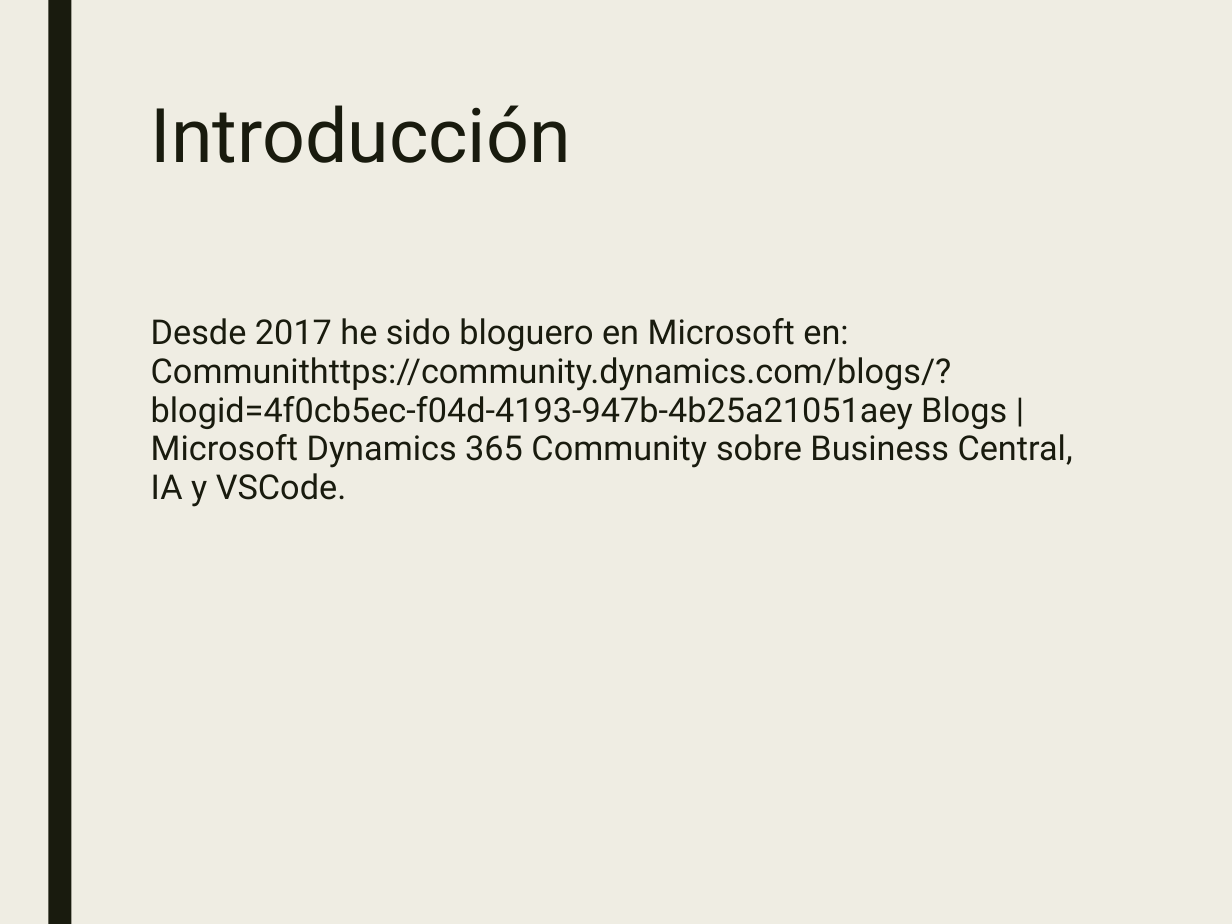
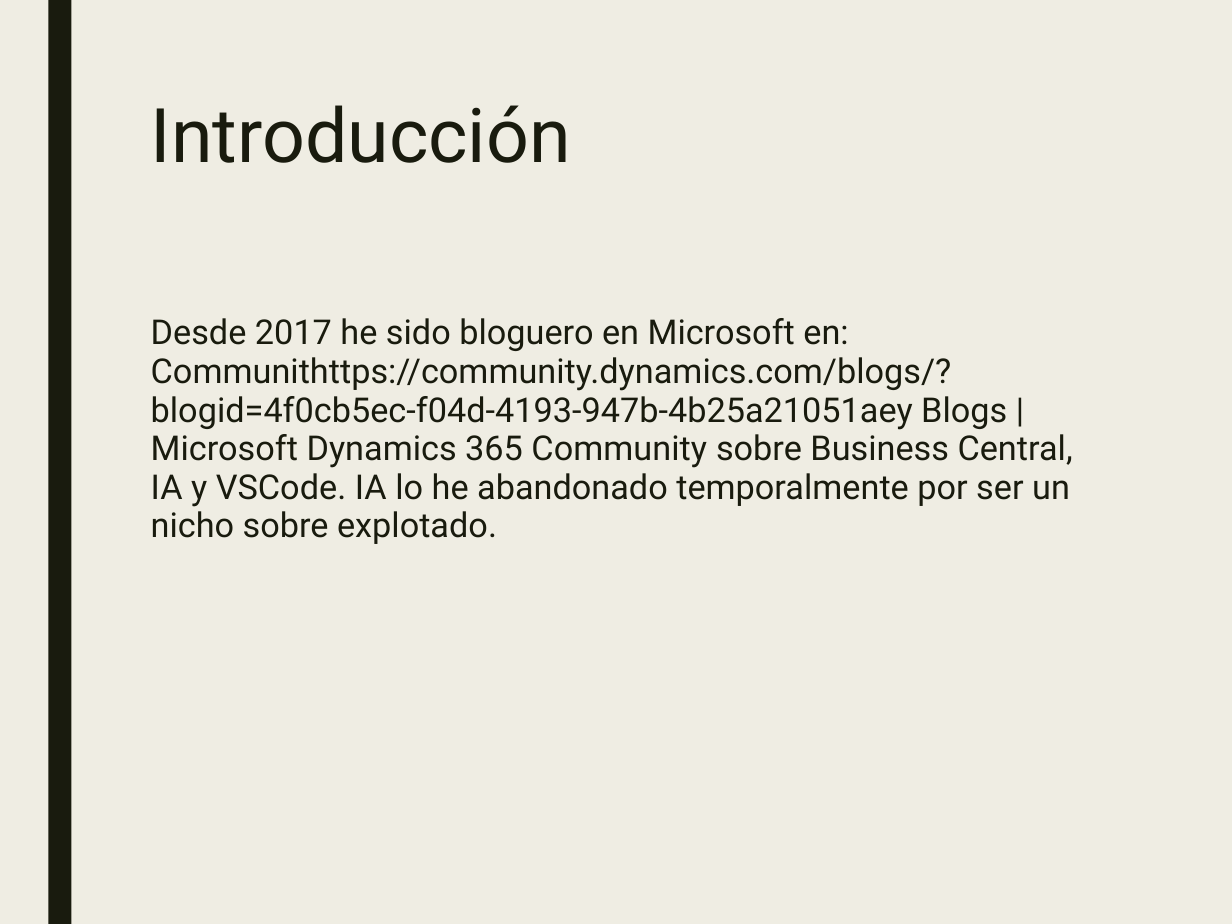
Before and after one commit to JalmarazMartn/dotnetrioja1, a slide deck: slide 4 of VSCODE Extensiones.ppt. Drawn at 1232x924 pixels with LibreOffice and Linux fonts; fonts in the diff are those of the drawing. Boxes give left, top, right and bottom in pixels: in the first picture for what was removed or moved away, otherwise in the second. Text is boxed around its words. In the diff, an @@ line names an element or a change of style, - is before the commit and + after.

```diff
--- a/VSCODE Extensiones.ppt
+++ b/VSCODE Extensiones.ppt
@@ text at (151,318,1073,544): text changed @@
-Desde 2017 he sido bloguero en Microsoft en: Communithttps://community.dynamics.com/blogs/?blogid=4f0cb5ec-f04d-4193-947b-4b25a21051aey Blogs | Microsoft Dynamics 365 Community sobre Business Central, IA y VSCode.
+Desde 2017 he sido bloguero en Microsoft en: Communithttps://community.dynamics.com/blogs/?blogid=4f0cb5ec-f04d-4193-947b-4b25a21051aey Blogs | Microsoft Dynamics 365 Community sobre Business Central, IA y VSCode. IA lo he abandonado temporalmente por ser un nicho sobre explotado.
```
Also in this commit, not shown: 3 other slides changed.
